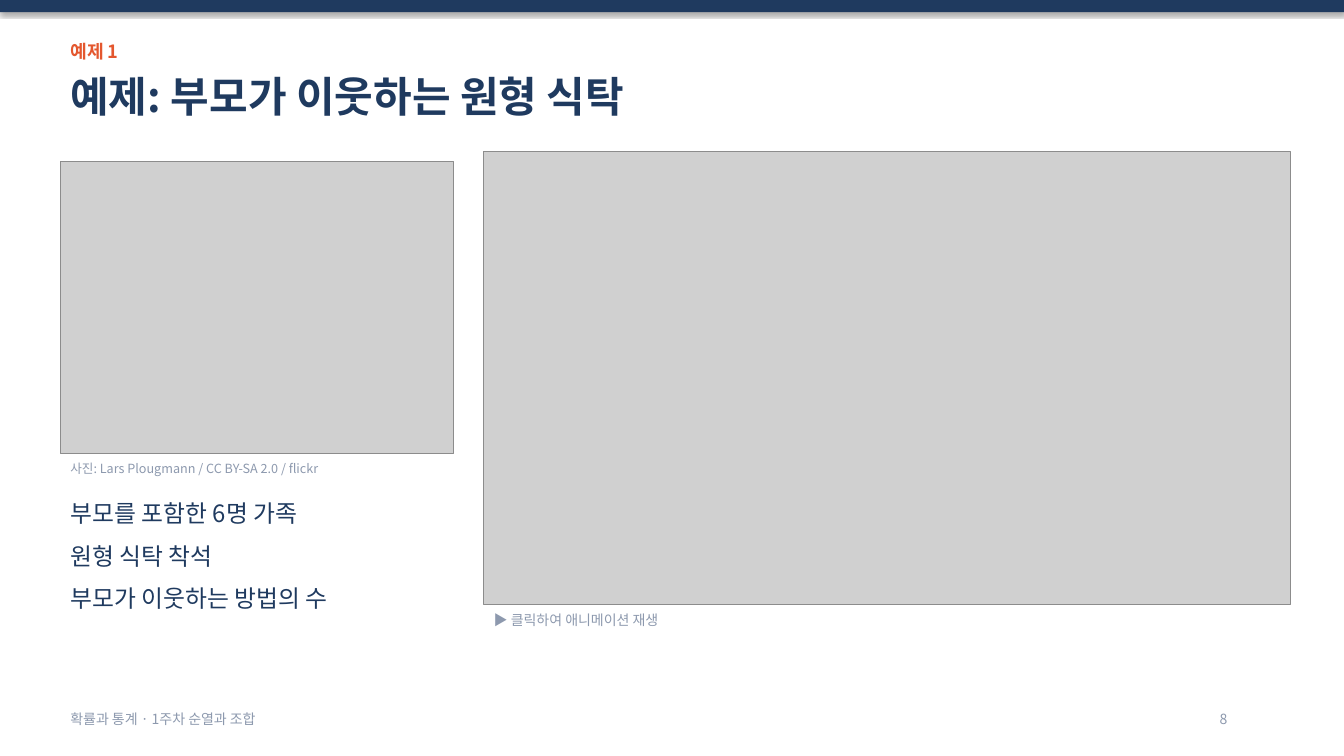
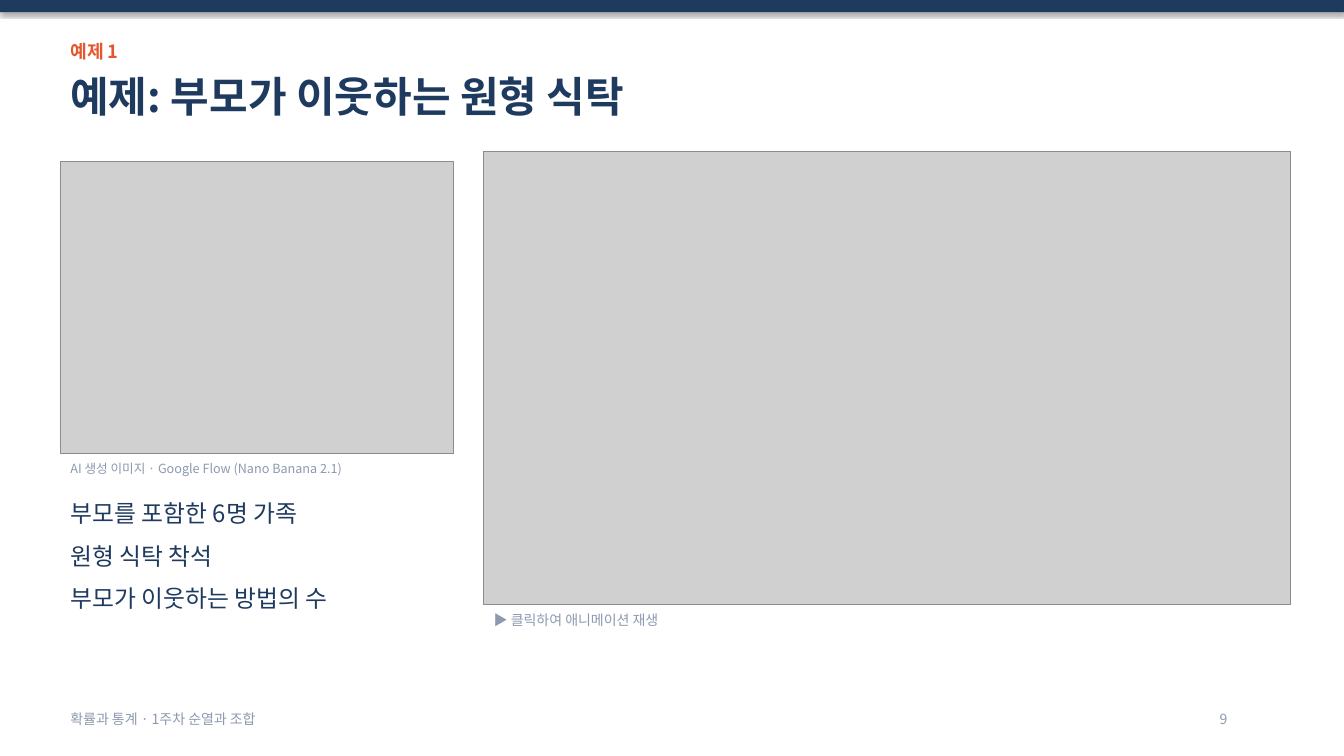
Before and after one commit to now0831/dlide, a slide deck: slide 9 of output/week01_순열.pptx (slide 8 before the commit). Drawn at 1344x756 pixels with LibreOffice and Linux fonts; fonts in the diff are those of the drawing; grey boxes stand for pictures. Boxes give left, top, right and bottom in pixels: in the first picture for what was removed or moved away, otherwise in the second. Text is boxed around its words. In the diff, an @@ line names an element or a change of style, - is before the commit and + after.

```diff
--- a/output/week01_순열.pptx
+++ b/output/week01_순열.pptx
@@ text at (70, 462, 342, 476): text changed @@
-사진: Lars Plougmann / CC BY-SA 2.0 / flickr
+AI 생성 이미지 · Google Flow (Nano Banana 2.1)
```
Also in this commit, not shown: 12 other slides changed, 1 slide added, 8 other files.
